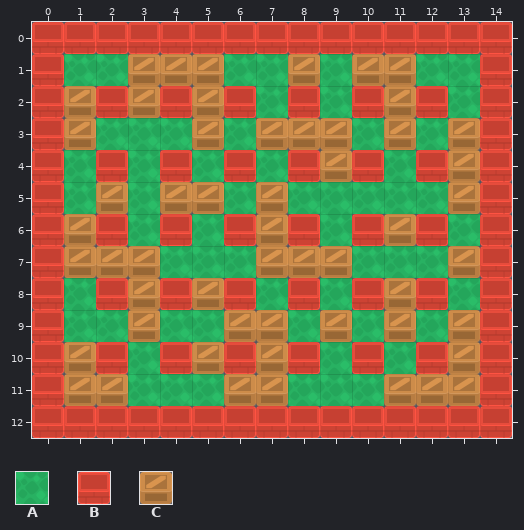
Two states of a Tiled map (JSON), src/assets/tilemaps/tilemap_old.json. Above is the file before it was changed.
Cells are 32x32 px. Shown: x 0..14, y 0..12.
Key: from "map": A 0, B 1, C 2.
_ is an empty cell.
Objects are placed by their top-left corner, in cells (3,4 is the top-left corner of cell 3,4); size is 1x1 cell unless given.
Layer "map1" before, first column x 0:
 0 BBBBBBBBBBBBBBB
 1 BAACCCAACACCAAB
 2 BCBCBCBABABCBAB
 3 BCAAACACCCACACB
 4 BABABABABCBABCB
 5 BACACCACAAAAACB
 6 BCBABABCBABCBAB
 7 BCCCAAACCCAAACB
 8 BABCBCBABABCBAB
 9 BAACAACCACACACB
10 BCBABCBCBABABCB
11 BCCAAACCAAACCCB
12 BBBBBBBBBBBBBBB
And afterwards:
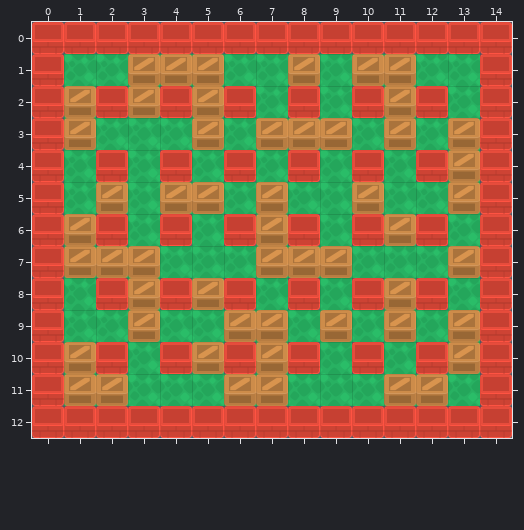
Edits made:
Changed rows in their new state; . is an unchanged cell.
Layer "map1":
first column x 9:
 4 A
first column x 13:
11 A
Layer "boxLayer" (added):
added: C at 10,5
Where, in picture pixels (left, top, right, bottom), the same in both pictures:
changed: (320, 150, 384, 214)
changed: (448, 374, 480, 406)
